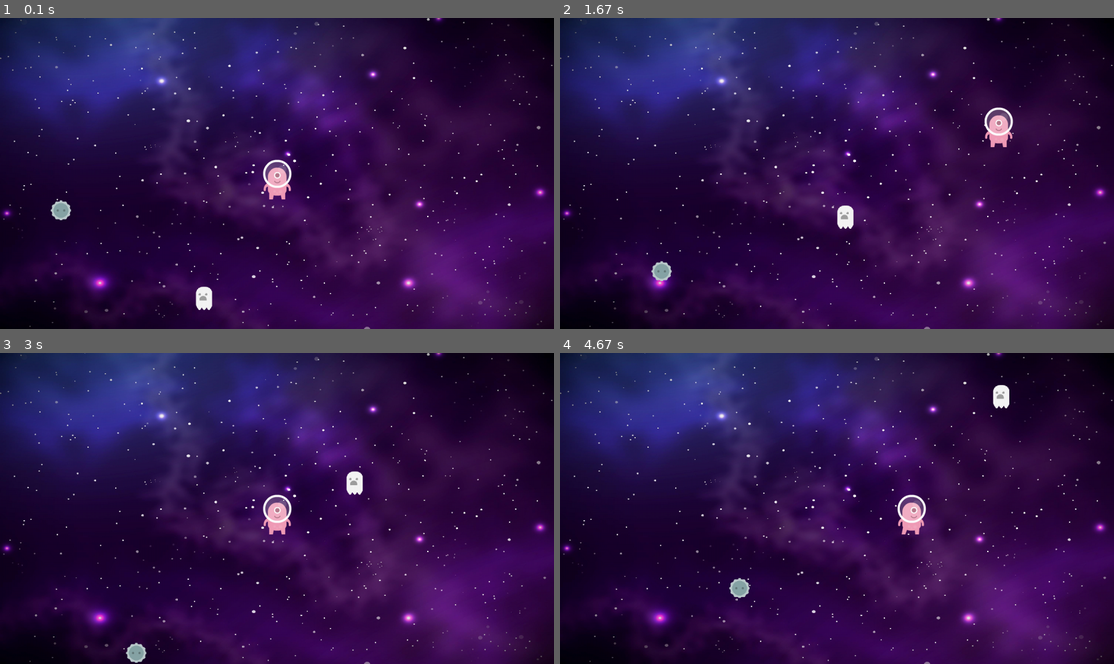
Above: before the commit, frames 1-4 (two rows, left to right).
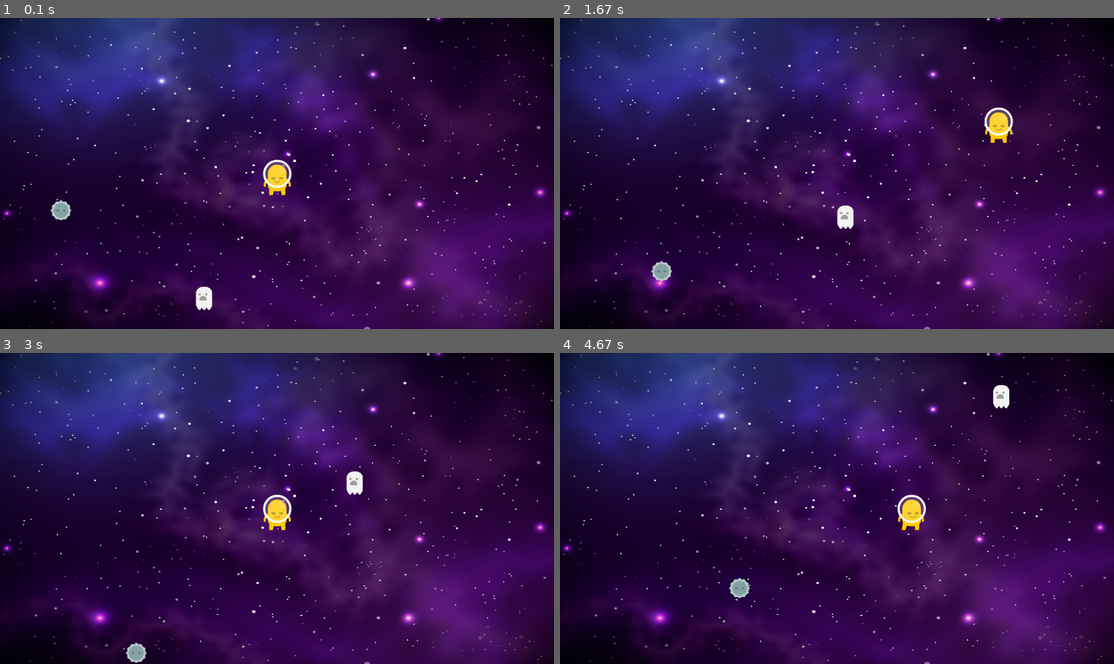
Above: after the commit, the same moments.

Repository: AndersonSouzas/pygameAlien
Game: pygame game, started from main.py
Two runs of this game, one before a commit and one after it. Both use one fixed random seed, a clock stepped at 60 frames per second and the inputs below.
Inputs:
- Up to frame 1 (0.1 s): no input
- Up to frame 2 (1.67 s): hold D 0.33-0.8 s; hold W 0.83-1.13 s; hold D 1.17-1.63 s
- Up to frame 3 (3 s): hold A 1.67-2.2 s; hold S 2.23-2.53 s; hold A 2.57-2.97 s
- Up to frame 4 (4.67 s): hold W 3-3.37 s; hold D 3.4-4.03 s; hold S 4.07-4.43 s; hold A from 4.47 s (still down)

The runs differ from the first frame. In frame 1, 0.4% of the frame differs, in the area x 47-53%, y 47-59%; in frame 2, 0.4%, in the area x 76-82%, y 30-42%; in frame 3, 0.4%; in frame 4, 0.4%.

Commit message:
feat(main): implements enemy to main.py module

Diff:
--- a/main.py
+++ b/main.py
@@ -13,7 +13,7 @@
 scenery = Scenery('background.jpg')
 
 player = PlayerState()
-player_color = PlayerColor.PINK
+player_color = PlayerColor.YELLOW
 player_animation = Animation(player, player_color, speed=800.0, scale=1.0, screen=screen)
 
 enemy_group = pygame.sprite.Group()
